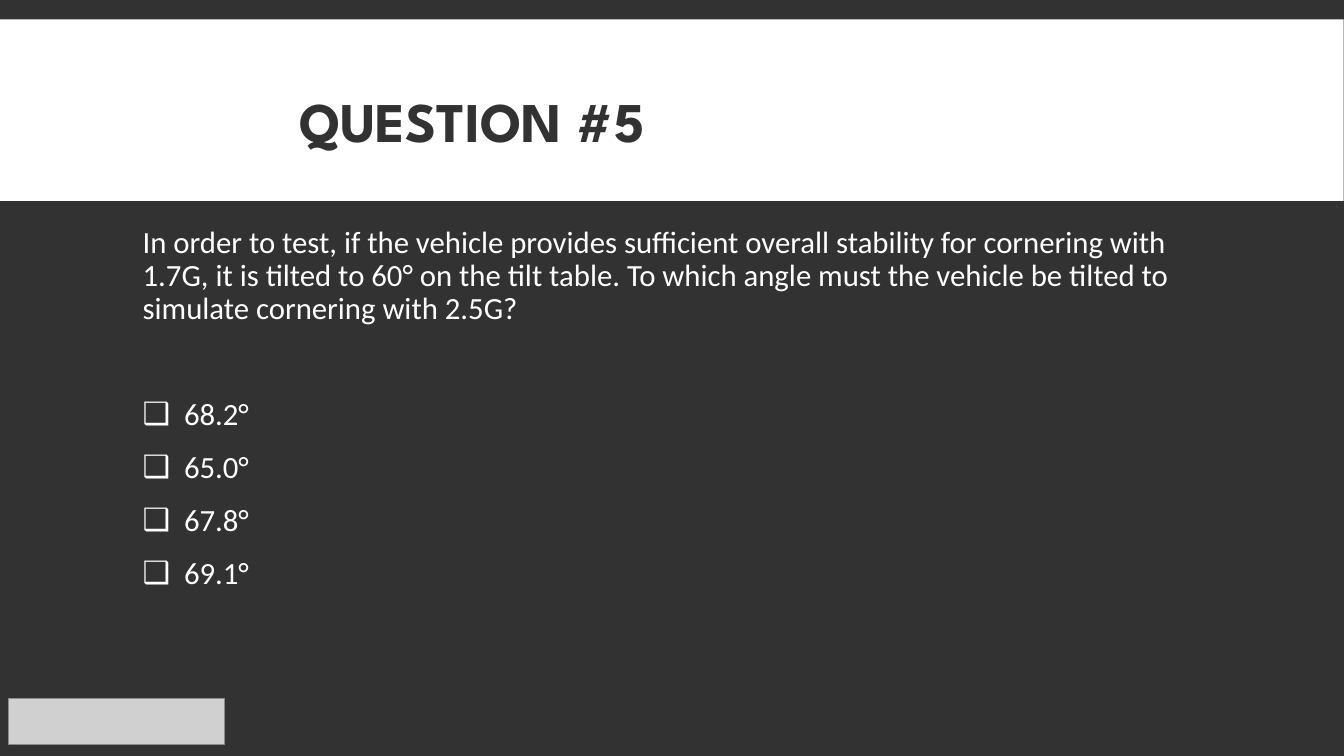
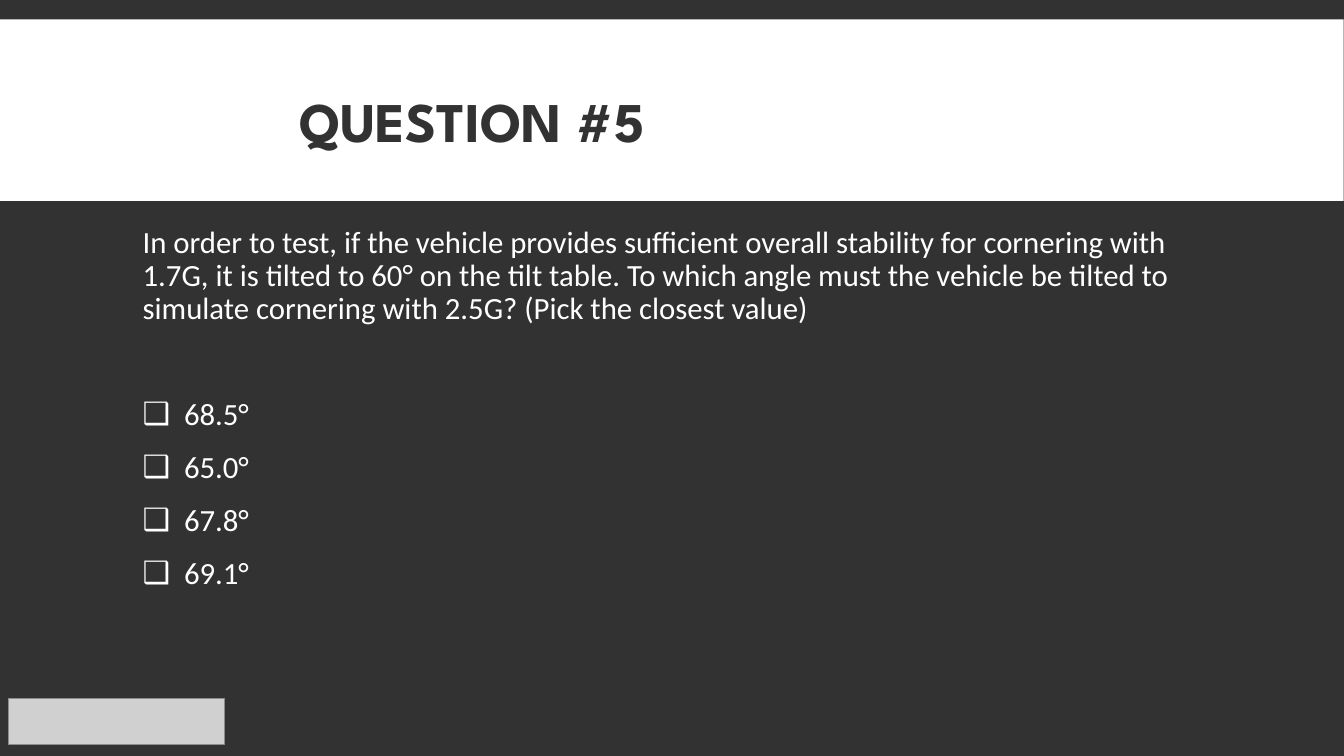
Before and after one commit to EOSCogniton/Intergen, a slide deck: slide 6 of 08_Quizz_competition/2018_Quizz3.pptx. Drawn at 1344x756 pixels with LibreOffice and Linux fonts; fonts in the diff are those of the drawing; grey boxes stand for pictures. Boxes give left, top, right and bottom in pixels: in the first picture for what was removed or moved away, otherwise in the second. Text is boxed around its words. In the diff, an @@ line names an element or a change of style, - is before the commit and + after.

```diff
--- a/08_Quizz_competition/2018_Quizz3.pptx
+++ b/08_Quizz_competition/2018_Quizz3.pptx
@@ text at bbox=[143, 231, 1168, 426]: text changed @@
-In order to test, if the vehicle provides sufficient overall stability for cornering with 1.7G, it is tilted to 60° on the tilt table. To which angle must the vehicle be tilted to simulate cornering with 2.5G?
-❑ 68.2°
+In order to test, if the vehicle provides sufficient overall stability for cornering with 1.7G, it is tilted to 60° on the tilt table. To which angle must the vehicle be tilted to simulate cornering with 2.5G? (Pick the closest value)
+❑ 68.5°
```
Also in this commit, not shown: 4 other slides changed.
